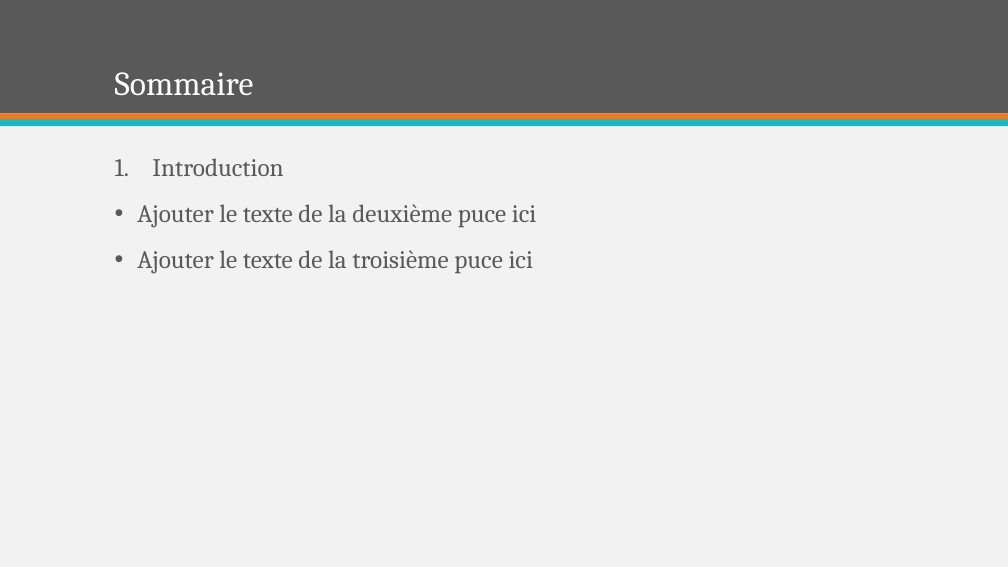
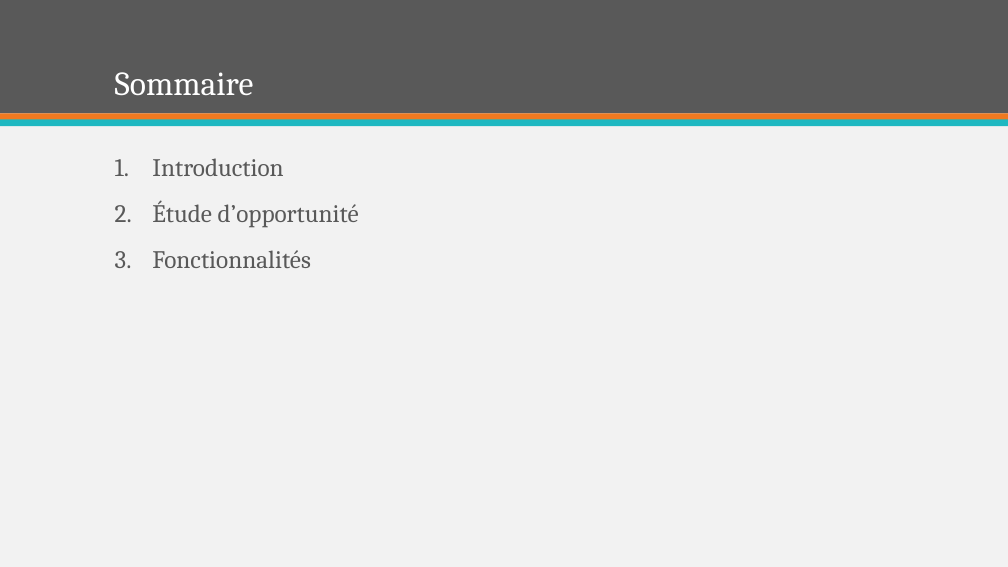
Before and after one commit to Benoris/TPI, a slide deck: slide 2 of Documentation/Orale/Présentation Furnigo.pptx. Drawn at 1008x567 pixels with LibreOffice and Linux fonts; fonts in the diff are those of the drawing. Boxes give left, top, right and bottom in pixels: in the first picture for what was removed or moved away, otherwise in the second. Text is boxed around its words. In the diff, an @@ line names an element or a change of style, - is before the commit and + after.

```diff
--- a/Documentation/Orale/Présentation Furnigo.pptx
+++ b/Documentation/Orale/Présentation Furnigo.pptx
@@ text at (152,200,359,268): text changed @@
-• Ajouter le texte de la deuxième puce ici
-• Ajouter le texte de la troisième puce ici
+2. Étude d’opportunité
+3. Fonctionnalités
```
Also in this commit, not shown: 1 other slide changed, 5 slides added, 10 slides removed, 3 other files.
